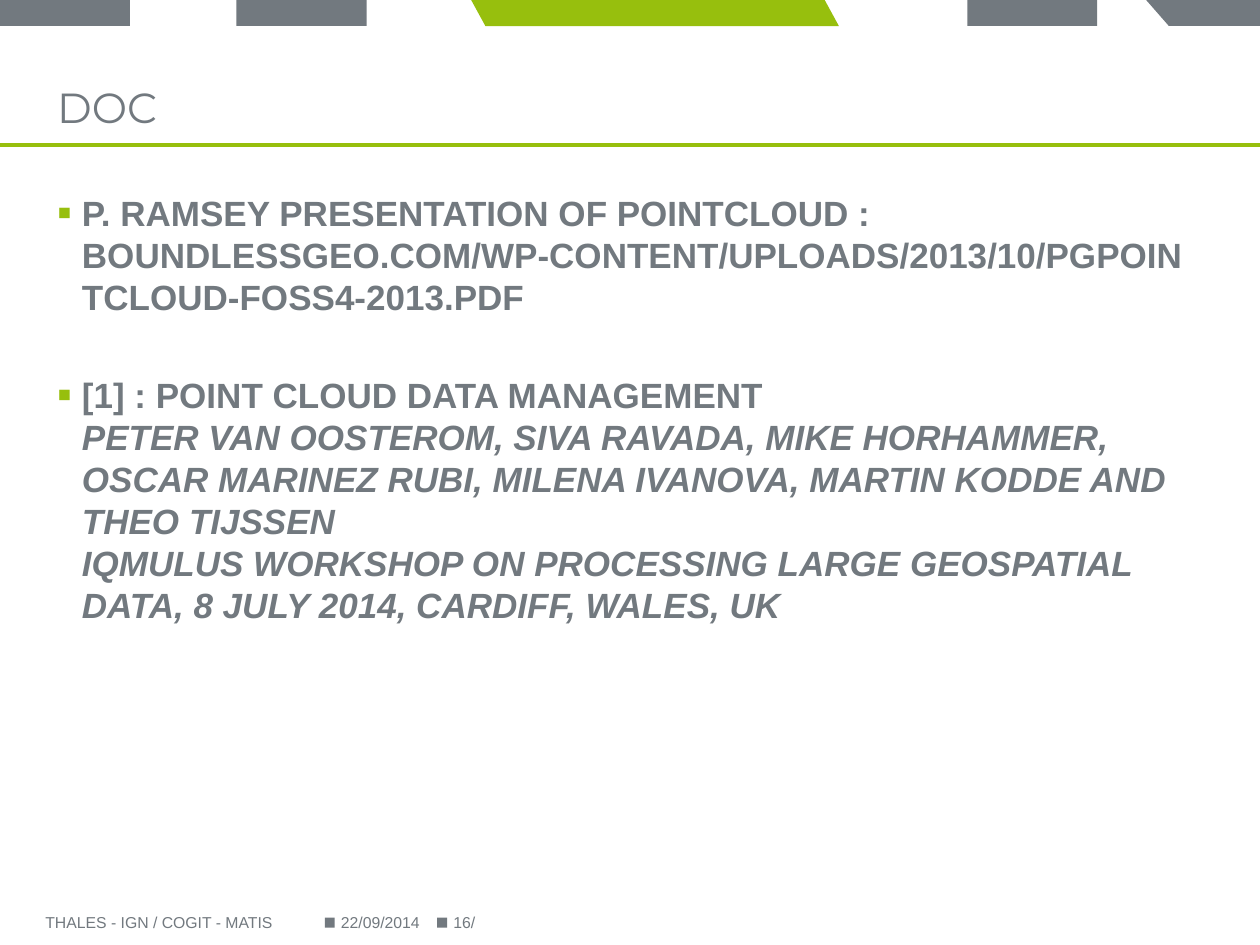
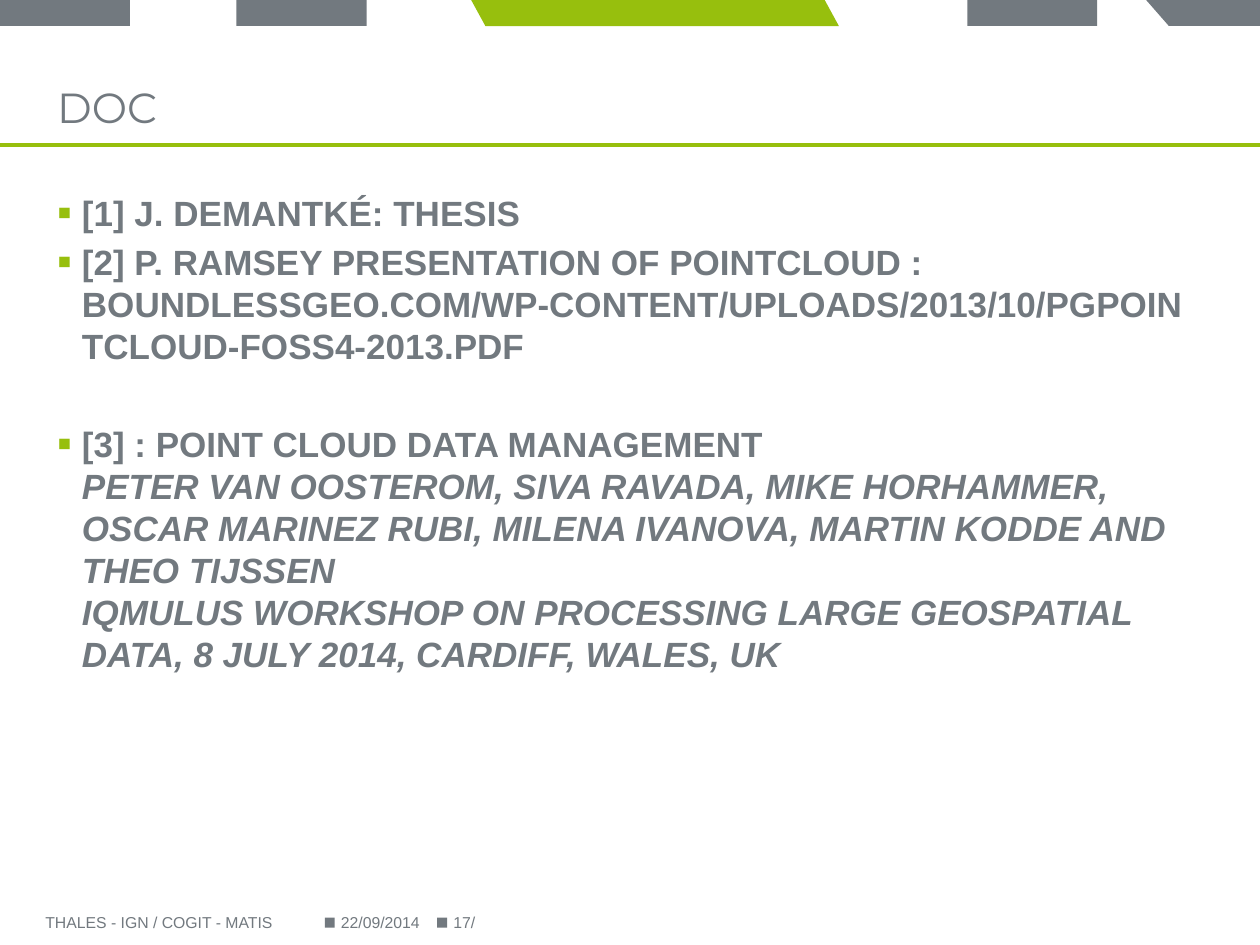
Before and after one commit to Remi-C/Postgres_Day_2014_10_RemiC, a slide deck: slide 17 of presentation_RCura.pptx (slide 16 before the commit). Drawn at 1260x945 pixels with LibreOffice and Linux fonts; fonts in the diff are those of the drawing; background and template pictures are left out. Boxes give left, top, right and bottom in pixels: in the first picture for what was removed or moved away, otherwise in the second. Text is boxed around its words. In the diff, an @@ line names an element or a change of style, - is before the commit and + after.

Commit message:
cleaned, completed up to why use pointcloud

```diff
--- a/presentation_RCura.pptx
+++ b/presentation_RCura.pptx
@@ text at [82,197,1182,673]: text changed @@
-▪ P. RAMSEY PRESENTATION OF POINTCLOUD : BOUNDLESSGEO.COM/WP-CONTENT/UPLOADS/2013/10/PGPOINTCLOUD-FOSS4-2013.PDF
-▪ [1] : POINT CLOUD DATA MANAGEMENT
-  PETER VAN OOSTEROM, SIVA RAVADA, MIKE HORHAMMER, OSCAR MARINEZ RUBI, MILENA IVANOVA, MARTIN KODDE AND THEO TIJSSEN
-  IQMULUS WORKSHOP ON PROCESSING LARGE GEOSPATIAL DATA, 8 JULY 2014, CARDIFF, WALES, UK
+▪ [1] J. DEMANTKÉ: THESIS
+▪ [2] P. RAMSEY PRESENTATION OF POINTCLOUD : BOUNDLESSGEO.COM/WP-CONTENT/UPLOADS/2013/10/PGPOINTCLOUD-FOSS4-2013.PDF
+▪ [3] : POINT CLOUD DATA MANAGEMENT
+  PETER VAN OOSTEROM, SIVA RAVADA, MIKE HORHAMMER, OSCAR MARINEZ RUBI, MILENA IVANOVA, MARTIN KODDE AND THEO TIJSSEN
+  IQMULUS WORKSHOP ON PROCESSING LARGE GEOSPATIAL DATA, 8 JULY 2014, CARDIFF, WALES, UK
@@ page number at [453,916,475,928]: text changed @@
-16/
+17/
```
Also in this commit, not shown: 11 other slides changed, 1 slide added.
